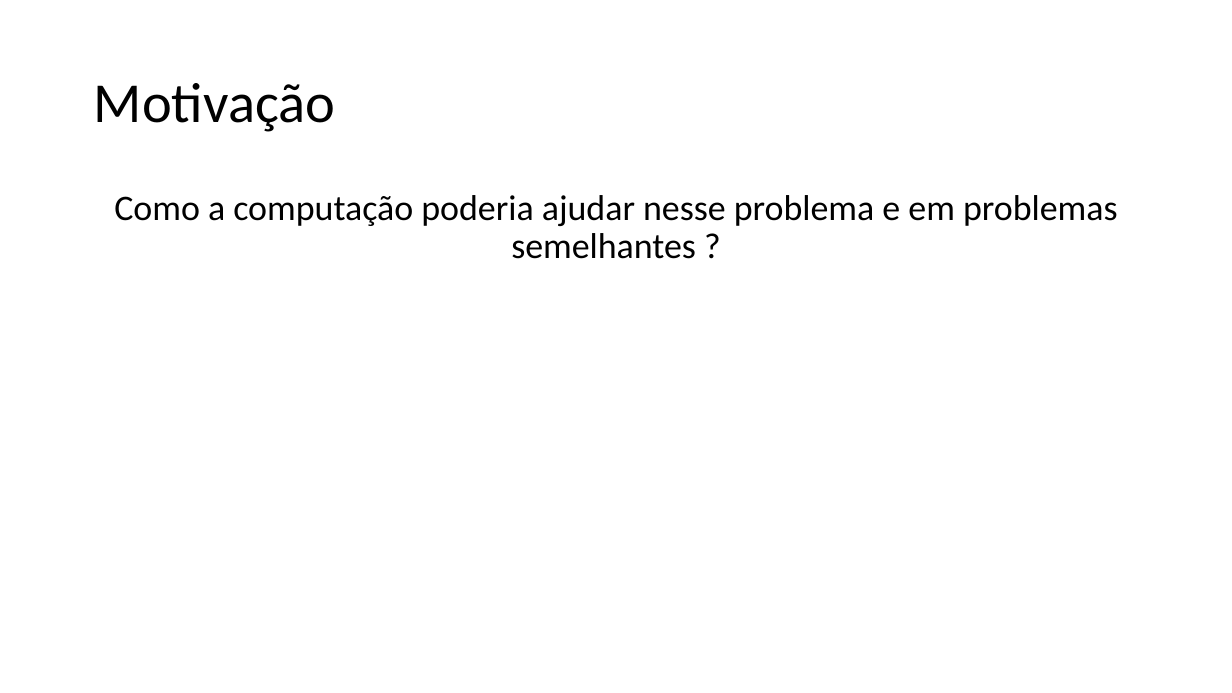
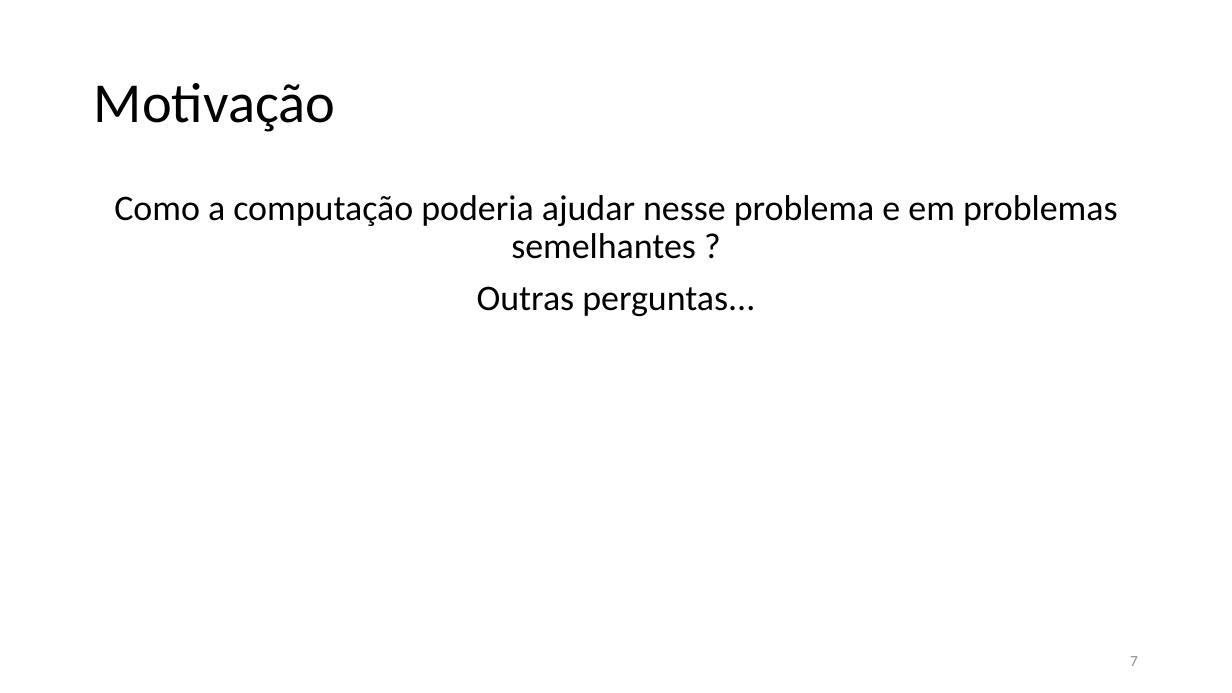
Before and after one commit to TavaresCarlos/TerrainIntelGIS, a slide deck: slide 7 of escrita/seminários/apresentacao.pptx (slide 6 before the commit). Drawn at 1232x693 pixels with LibreOffice and Linux fonts; fonts in the diff are those of the drawing. Boxes give left, top, right and bottom in pixels: in the first picture for what was removed or moved away, otherwise in the second. Text is boxed around its words. In the diff, an @@ line names an element or a change of style, - is before the commit and + after.

```diff
--- a/escrita/seminários/apresentacao.pptx
+++ b/escrita/seminários/apresentacao.pptx
@@ text at <box>477,286,755,316</box>: paragraph added @@
+Outras perguntas...
@@ page number added at <box>1130,656,1138,666</box>, 12 pt, text #8C8C8C @@
+7
```
Also in this commit, not shown: 18 other slides changed, 6 slides added, 5 other files.
